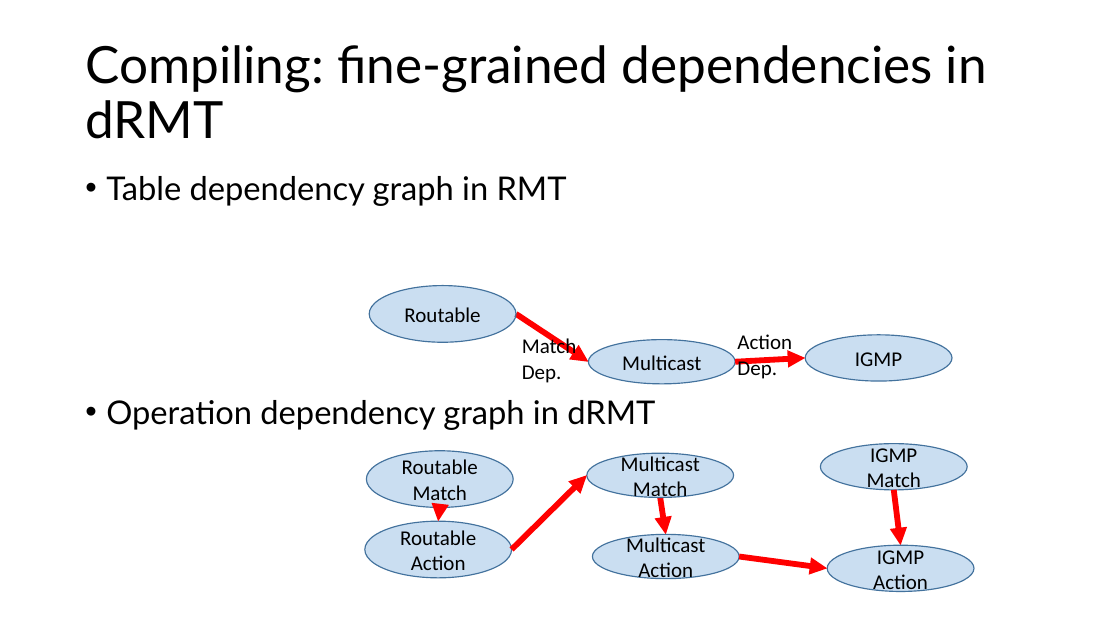
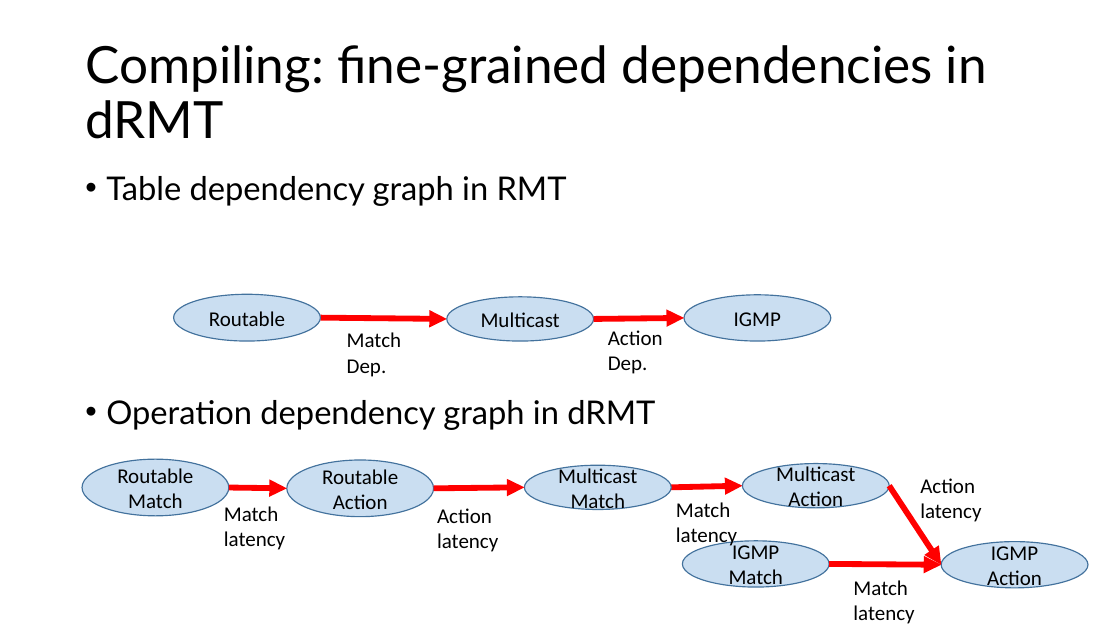
Before and after one commit to anirudhSK/drmt_talk, a slide deck: slide 14 of drmt.pptx. Drawn at 1120x630 pixels with LibreOffice and Linux fonts; fonts in the diff are those of the drawing. Boxes give left, top, right and bottom in pixels: in the first picture for what was removed or moved away, otherwise in the second. Text is boxed around its words. In the diff, an @@ line names an element or a change of style, - is before the commit and + after.

```diff
--- a/drmt.pptx
+++ b/drmt.pptx
@@ ellipse "Routable": place and size @@
-ellipse "Routable" at box(370, 286, 517, 342)
+ellipse "Routable" at box(174, 294, 321, 341)
@@ ellipse "Multicast": place and size @@
-ellipse "Multicast" at box(588, 339, 735, 384)
+ellipse "Multicast" at box(447, 297, 594, 341)
@@ ellipse "IGMP": place and size @@
-ellipse "IGMP" at box(806, 335, 953, 381)
+ellipse "IGMP" at box(684, 295, 831, 341)
@@ arrow moved from (516, 314) - (588, 362) to (320, 318) - (447, 319) @@
@@ text "Match": place and size @@
-text "Match" at box(522, 336, 576, 383)
+text "Match" at box(347, 332, 401, 377)
@@ arrow moved from (735, 362) - (806, 358) to (594, 319) - (684, 318) @@
@@ text "Action": place and size @@
-text "Action" at box(737, 334, 792, 379)
+text "Action" at box(608, 330, 663, 374)
@@ ellipse "Routable": place and size @@
-ellipse "Routable" at box(366, 451, 513, 507)
+ellipse "Routable" at box(82, 460, 229, 516)
@@ ellipse "Routable": place and size @@
-ellipse "Routable" at box(365, 521, 512, 577)
+ellipse "Routable" at box(287, 460, 434, 517)
@@ ellipse "Multicast": place and size @@
-ellipse "Multicast" at box(587, 454, 734, 498)
+ellipse "Multicast" at box(524, 465, 671, 510)
@@ ellipse "Multicast": place and size @@
-ellipse "Multicast" at box(592, 534, 739, 579)
+ellipse "Multicast" at box(743, 464, 890, 508)
@@ text added at box(920, 478, 981, 522), 18 pt, text #000000 @@
+Action
+latency
@@ text added at box(224, 506, 285, 550), 18 pt, text #000000 @@
+Match
+latency
@@ arrow moved from (440, 507) - (439, 521) to (229, 487) - (287, 488) @@
@@ arrow moved from (512, 549) - (587, 476) to (434, 488) - (524, 487) @@
@@ text added at box(437, 508, 498, 552), 18 pt, text #000000 @@
+Action
+latency
@@ arrow moved from (660, 497) - (666, 534) to (671, 487) - (743, 486) @@
@@ text added at box(676, 502, 737, 549), 18 pt, text #000000 @@
+Match
+latency
@@ arrow moved from (739, 557) - (828, 569) to (890, 486) - (941, 565) @@
@@ ellipse "IGMP": place and size @@
-ellipse "IGMP" at box(821, 444, 968, 490)
+ellipse "IGMP" at box(682, 541, 829, 587)
@@ arrow moved from (894, 490) - (901, 545) to (829, 564) - (941, 565) @@
@@ ellipse "IGMP": place and size @@
-ellipse "IGMP" at box(828, 545, 975, 592)
+ellipse "IGMP" at box(941, 542, 1088, 588)
@@ text added at box(853, 580, 914, 624), 18 pt, text #000000 @@
+Match
+latency
```
Also in this commit, not shown: 8 other slides changed, 2 slides added.
